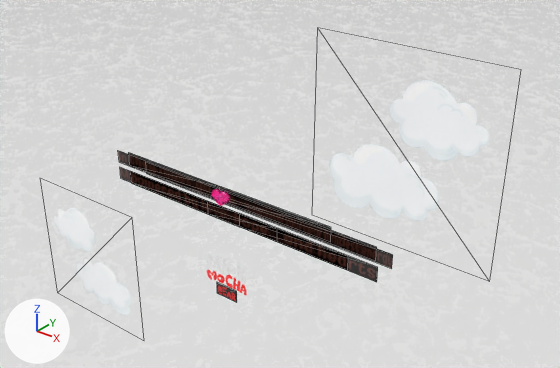
One commit to the glTF model src/assets/scene/common.glb: the scene before it, then after it.
Both versions are drawn from a camera (50 mm lens) standing at (5.75, -6.05, 4.3) and looking at (0.38, 0.66, 0.14). Every picture has the same lights, and +X, +Y and +Z are marked at lower left. Mesh edges are drawn as thin lines on the coarser meshes. Where no turn or scale is listed for an object, it has been applied to the vertices. Vertices at the same position are counted once.
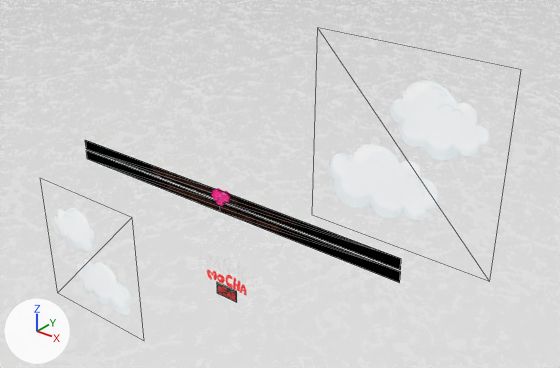
Where the newer file only moved an object's origin or applied its transform, the numbers keep the older frame.

Location of each change, (x1, y1, x2, y2) in pixels of the pictures (560 x 368 px):
'Plane.002', surface changed, reshaped (37% wider, 27% taller): before (120, 167, 348, 269); after (87, 152, 400, 282)
'Plane.006', surface changed, moved, rescaled (27% wider, 17% taller): before (131, 171, 378, 282); after (86, 150, 401, 280)
'Plane.005', surface changed, moved, rescaled (56% wider, 43% taller): before (129, 153, 331, 241); after (86, 143, 401, 269)
'Plane.001', surface changed, reshaped (22% wider, 18% taller): before (118, 151, 377, 261); after (85, 140, 401, 270)
'Plane.003', surface changed, reshaped (28% wider, 24% taller): before (146, 165, 393, 268); after (85, 140, 401, 268)
'Plane.004', surface changed, reshaped (349% wider, 259% taller): before (208, 203, 277, 239); after (87, 151, 400, 283)

What changed in the scene script:
```text
Change mat_material_003:
    where n2 = _N.new('ShaderNodeTexImage'); n2.name = 'Image Texture'
    n2.image: img_in_a_quiet_world_where_emotions_have_shape_milk_and_mocha_uncover_a_magical_book_whispering_of_the_heart_tree___a_mythical_source_of_limitless_energy_to_unlock_its_power_they_must_go_on_a_journey_powered_by_love__h -> img_in_the_soft__snuggly_world_of_milk_and_mocha_every_hug__smile__and_shared_moment_matters_the_milk___mocha_token_captures_that_spirit_a_cozy_keepsake_from_their_world_made_for_fans_to_carry_a_little_love_whereve__3
    where n3 = _N.new('ShaderNodeTexImage'); n3.name = 'Image Texture.001'
    n3.image: img_in_a_quiet_world_where_emotions_have_shape_milk_and_mocha_uncover_a_magical_book_whispering_of_the_heart_tree___a_mythical_source_of_limitless_energy_to_unlock_its_power_they_must_go_on_a_journey_powered_by_love__h -> img_in_the_soft__snuggly_world_of_milk_and_mocha_every_hug__smile__and_shared_moment_matters_the_milk___mocha_token_captures_that_spirit_a_cozy_keepsake_from_their_world_made_for_fans_to_carry_a_little_love_whereve__3
Change me_plane_003:
    where me_plane_003.from_pydata(...)  # 4 vertices, 2 faces; spans x -1.84..2.19, y 0.0, z -0.08..0.08
    me_plane_003 part 1
    me_plane_003.vertices[0].co: (-1.84, 0.0, -0.08) -> (-2.53, 0.0, -0.08)  # pixel (119, 162) -> pixel (86, 148)
    me_plane_003.vertices[1].co: (2.19, 0.0, -0.08) -> (2.48, 0.0, -0.08)  # pixel (375, 260) -> pixel (400, 269)
    me_plane_003.vertices[2].co: (-1.84, 0.0, 0.08) -> (-2.53, 0.0, 0.05)  # pixel (117, 150) -> pixel (85, 140)
    me_plane_003.vertices[3].co: (2.19, 0.0, 0.08) -> (2.48, 0.0, 0.05)  # pixel (376, 246) -> pixel (401, 258)
Change me_plane_004:
    where me_plane_004.from_pydata(...)  # 4 vertices, 2 faces; spans x -1.84..1.84, y 0.0, z -0.08..0.08
    me_plane_004 part 2
    me_plane_004.vertices[0].co: (-1.84, 0.0, -0.08) -> (-2.53, 0.0, 0.01)  # pixel (120, 178) -> pixel (87, 158)
    me_plane_004.vertices[1].co: (1.84, 0.0, -0.08) -> (2.48, 0.0, 0.01)  # pixel (347, 269) -> pixel (399, 282)
    me_plane_004.vertices[2].co: (-1.84, 0.0, 0.08) -> (-2.53, 0.0, 0.14)  # pixel (119, 166) -> pixel (86, 150)
    me_plane_004.vertices[3].co: (1.84, 0.0, 0.08) -> (2.48, 0.0, 0.14)  # pixel (348, 256) -> pixel (400, 271)
Change me_plane_005:
    where me_plane_005.from_pydata(...)  # 4 vertices, 2 faces; spans x -1.84..1.84, y 0.0, z -0.08..0.08
    me_plane_005 part 3
    me_plane_005.vertices[0].co: (-1.84, 0.0, -0.08) -> (-3.07, 0.0, -0.06)  # pixel (146, 173) -> pixel (86, 148)
    me_plane_005.vertices[1].co: (1.84, 0.0, -0.08) -> (1.95, 0.0, -0.06)  # pixel (391, 268) -> pixel (400, 269)
    me_plane_005.vertices[2].co: (-1.84, 0.0, 0.08) -> (-3.07, 0.0, 0.07)  # pixel (145, 161) -> pixel (85, 139)
    me_plane_005.vertices[3].co: (1.84, 0.0, 0.08) -> (1.95, 0.0, 0.07)  # pixel (392, 254) -> pixel (401, 258)
Change me_plane_006:
    where me_plane_006.from_pydata(...)  # 4 vertices, 2 faces; spans x -0.545..0.545, y 0.0, z -0.084..0.084
    me_plane_006 part 4
    me_plane_006.vertices[0].co: (-0.545, 0.0, -0.084) -> (-2.849, 0.0, 0.01)  # pixel (208, 213) -> pixel (87, 158)
    me_plane_006.vertices[1].co: (0.545, 0.0, -0.084) -> (2.165, 0.0, 0.01)  # pixel (277, 241) -> pixel (399, 282)
    me_plane_006.vertices[2].co: (-0.545, 0.0, 0.084) -> (-2.849, 0.0, 0.142)  # pixel (207, 201) -> pixel (86, 150)
    me_plane_006.vertices[3].co: (0.545, 0.0, 0.084) -> (2.165, 0.0, 0.142)  # pixel (277, 228) -> pixel (400, 271)
Change ob_plane_005:
    ob_plane_005.location: (-0.0113, 0.0, 0.146) -> (-0.0192, 0.0, 0.113)
    ob_plane_005.scale: (1.86, 1.86, 1.86) -> (2.87, 1.68, 1.31)
Change ob_plane_006:
    ob_plane_006.location: (0.293, 0.0, -0.121) -> (-0.0243, 0.0, -0.0418)
    ob_plane_006.scale: (2.21, 1.86, 1.86) -> (2.89, 1.68, 1.31)
```
